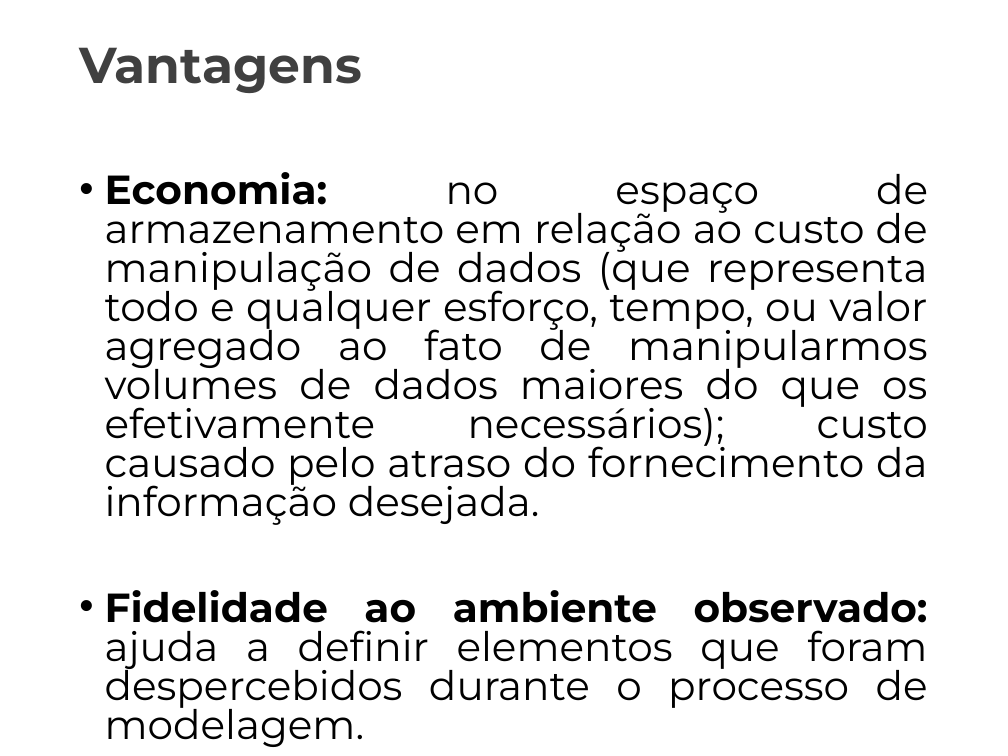
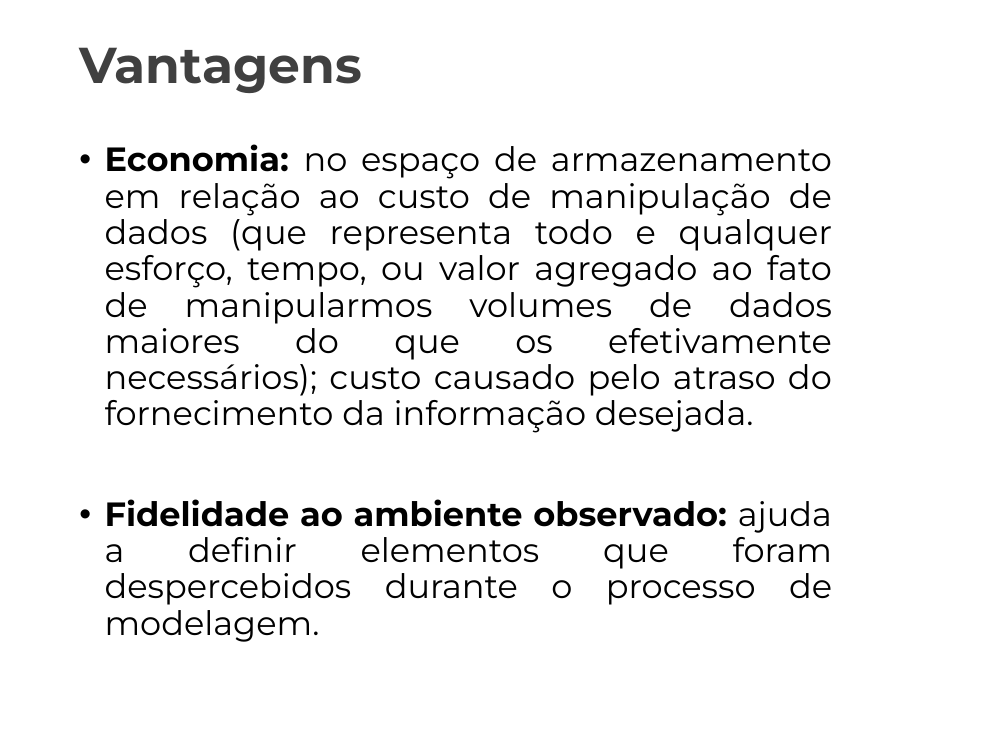
Before and after one commit to Marcaum04/Normalizacao-G2M, a slide deck: slide 8 of Projeto_Normalização/Apresentação_Final/AulaInvertida_Normalizacao.pptx. Drawn at 1008x756 pixels with LibreOffice and Linux fonts; fonts in the diff are those of the drawing; background and template pictures are left out. Boxes give left, top, right and bottom in pixels: in the first picture for what was removed or moved away, otherwise in the second. Text is boxed around its words. In the diff, an @@ line names an element or a change of style, - is before the commit and + after.

```diff
--- a/Projeto_Normalização/Apresentação_Final/AulaInvertida_Normalizacao.pptx
+++ b/Projeto_Normalização/Apresentação_Final/AulaInvertida_Normalizacao.pptx
@@ text "Economia: no espaço de armazenamento ..." moved from (x1=105, y1=172, x2=928, y2=710) to (x1=105, y1=144, x2=833, y2=642) @@
@@ text "Economia: no espaço de armazenamento ..." at (x1=105, y1=144, x2=833, y2=642): size 29 to 24 pt; line spacing 0.8 to 0.9 @@
```
Also in this commit, not shown: 17 other slides changed, 1 slide added, 1 slide removed, 1 other file.
